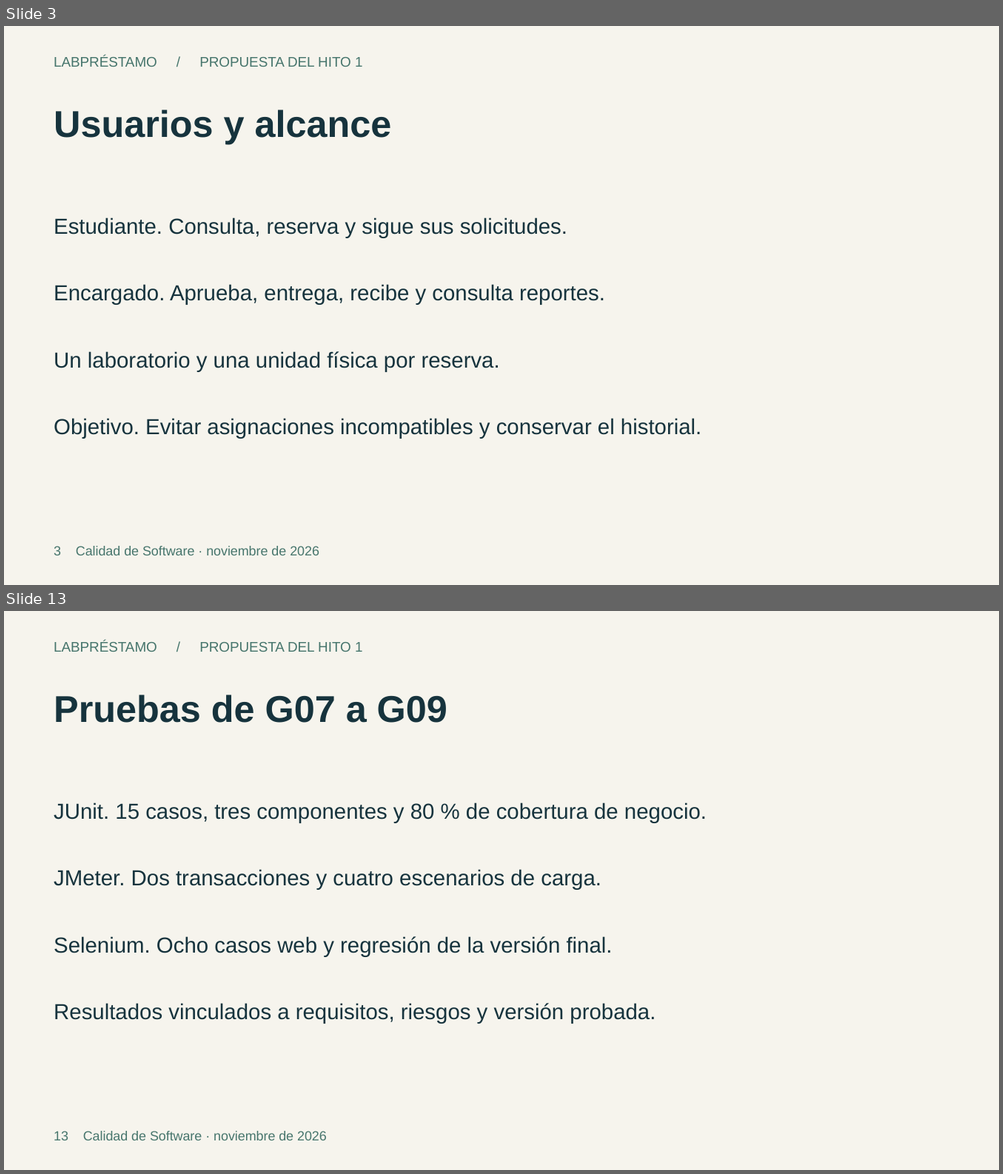
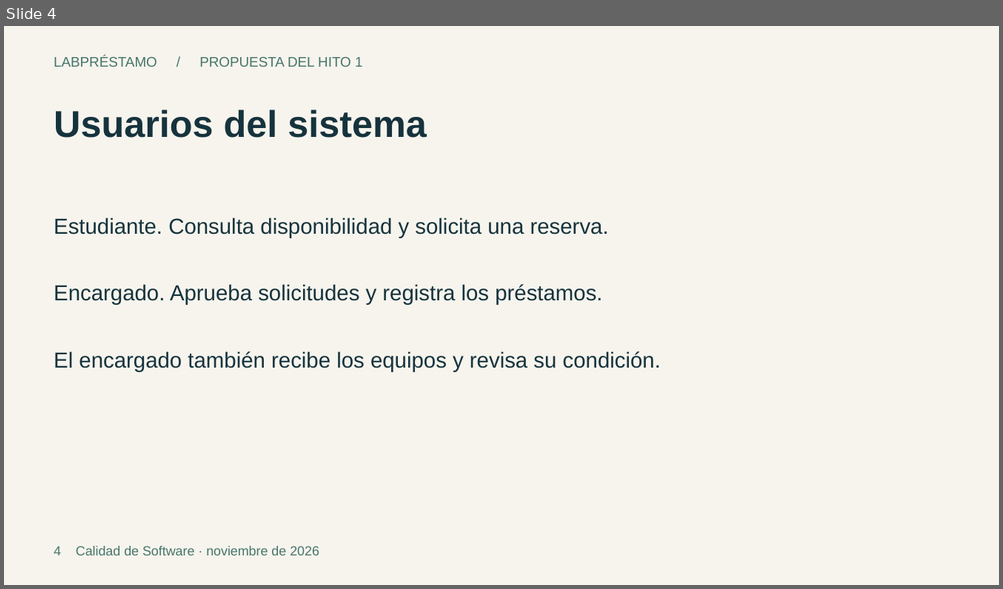
Before and after one commit to Piero-design/LabPrestamo, a slide deck: documentos/LabPrestamo_Hito_1.pptx. Shown one above the other, each under a label of ours: slides 3 and 13 before the commit, slide 4 after it; the slides between them are not shown. The pictures are 1003x1174 and 1003x589 pixels, drawn with LibreOffice and Linux fonts; fonts in the diff are those of the drawing. Boxes give left, top, right and bottom in pixels: in the first picture for what was removed or moved away, otherwise in the second. Text is boxed around its words. In the diff, an @@ line names an element or a change of style, - is before the commit and + after.

Commit message:
Ajustar al alcance del primer entregable e incorporar mockups

```diff
--- a/documentos/LabPrestamo_Hito_1.pptx
+++ b/documentos/LabPrestamo_Hito_1.pptx
@@ slide 13 removed at <box>4,611,999,1170</box>, background #F6F4ED @@
@@ text removed at <box>54,642,363,652</box> @@
-LABPRÉSTAMO / PROPUESTA DEL HITO 1
@@ text removed at <box>54,695,447,723</box> @@
-Pruebas de G07 a G09
@@ text removed at <box>54,803,706,823</box> @@
-JUnit. 15 casos, tres componentes y 80 % de cobertura de negocio.
@@ text removed at <box>54,869,601,890</box> @@
-JMeter. Dos transacciones y cuatro escenarios de carga.
@@ text removed at <box>54,937,612,957</box> @@
-Selenium. Ocho casos web y regresión de la versión final.
@@ text removed at <box>54,1003,655,1024</box> @@
-Resultados vinculados a requisitos, riesgos y versión probada.
@@ text removed at <box>54,1131,327,1141</box> @@
-13 Calidad de Software · noviembre de 2026
@@ what was slide 3 is now slide 4 @@
@@ slide 4 changed as well @@
@@ text at <box>54,110,427,138</box>: text changed @@
-Usuarios y alcance
+Usuarios del sistema
@@ text at <box>54,218,609,238</box>: text changed @@
-Estudiante. Consulta, reserva y sigue sus solicitudes.
+Estudiante. Consulta disponibilidad y solicita una reserva.
@@ text at <box>54,284,602,305</box>: text changed @@
-Encargado. Aprueba, entrega, recibe y consulta reportes.
+Encargado. Aprueba solicitudes y registra los préstamos.
@@ text at <box>54,352,660,372</box>: text changed @@
-Un laboratorio y una unidad física por reserva.
+El encargado también recibe los equipos y revisa su condición.
@@ text removed at <box>54,418,701,439</box> @@
-Objetivo. Evitar asignaciones incompatibles y conservar el historial.
@@ text at <box>54,546,319,556</box>: text changed @@
-3 Calidad de Software · noviembre de 2026
+4 Calidad de Software · noviembre de 2026
```
Also in this commit, not shown: 6 other slides changed, 3 slides added, 7 other slides removed, 8 other files.
